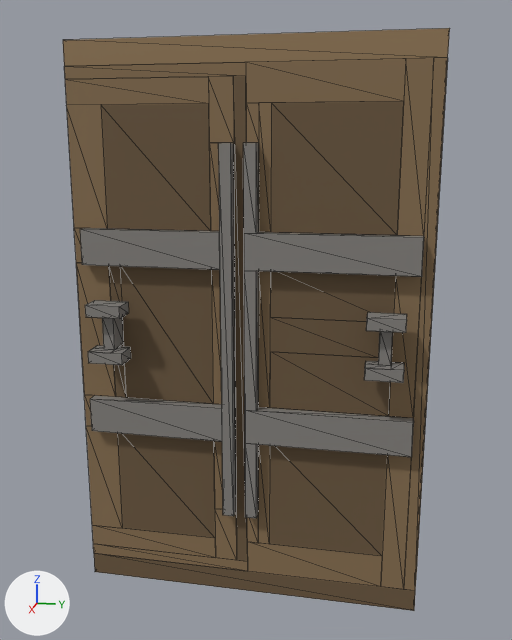
One commit to the glTF model assets/interiores/armario_nogal_tallado_01.glb: the scene before it, then after it.
Rendered twice from a 50 mm camera at (4.26, 0.8, 2.65) aimed at (0.1, -0.03, 1.61). The axes (+X, +Y, +Z) are drawn at lower left. The lights are the same throughout. The first picture is the older version. Mesh edges are drawn as thin lines. Vertices at exactly the same position are counted once.

The first picture shows 'armario_nogal_tallado'.
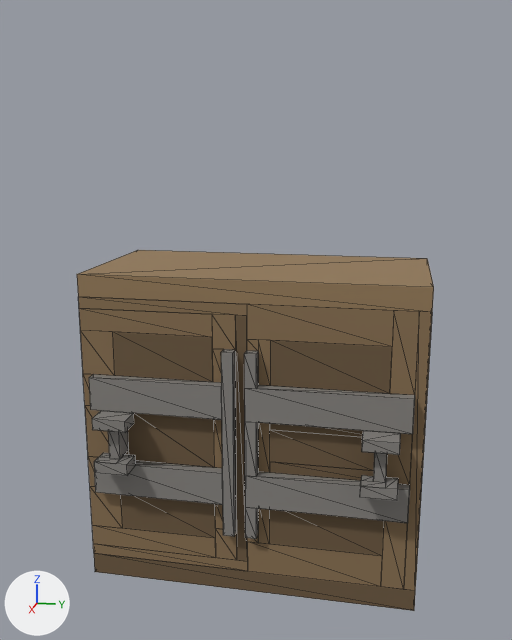
The change, as a diff of the scene's bpy script:
```diff
--- a/assets/interiores/armario_nogal_tallado_01.glb.py
+++ b/assets/interiores/armario_nogal_tallado_01.glb.py
@@ me_armario_nogal_tallado @@
 # used by ob_armario_nogal_tallado; location = (0.0, 0.0, 0.0)
-me_armario_nogal_tallado.from_pydata(...)  # 214 vertices, 274 faces; spans x -0.5..0.7, y -1.0..1.0, z 0.0..3.2
+me_armario_nogal_tallado.from_pydata(...)  # 214 vertices, 274 faces; spans x -0.5..0.7, y -1.0..1.0, z 0.0..1.93
+# me_armario_nogal_tallado part 1: all 36 vertices in x -0.5..0.5, y -1.0..1.0, z 2.87..3.2 are moved by (0.0, 0.0, -1.27)
+# me_armario_nogal_tallado part 2: all 9 vertices in x 0.5..0.57, y -0.2..0.07, z 2.67 are moved by (0.0, 0.0, -1.13)
+# me_armario_nogal_tallado part 3: all 29 vertices in x 0.5..0.57, y -1.0..0.93, z 2.0..2.2 are moved by (0.0, 0.0, -0.87)
+# me_armario_nogal_tallado part 4: all 66 vertices in x 0.5..0.7, y -0.87..0.87, z 1.47..1.8 are moved by (0.0, 0.0, -0.67)
+# me_armario_nogal_tallado part 5: all 29 vertices in x 0.5..0.57, y -1.0..0.93, z 1.0..1.2 are moved by (0.0, 0.0, -0.4)
+# me_armario_nogal_tallado part 6: all 9 vertices in x 0.5..0.57, y -0.2..0.07, z 0.53 are moved by (0.0, 0.0, -0.13)
 me_armario_nogal_tallado.materials.append(mat_vertexcolor)
```

What differs and where, as boxes [x1, y1, x2, y2] in the pictures (512 x 640 px; the box of a moved part takes in the faces that stretch with it):
'armario_nogal_tallado', reshaped (8% narrower, 38% shorter): before [63, 28, 450, 611]; after [77, 250, 434, 611]
part 1 of me_armario_nogal_tallado, moved or reshaped: before [63, 28, 450, 591]; after [77, 250, 434, 591]
part 2 of me_armario_nogal_tallado, moved or reshaped: before [208, 76, 259, 234]; after [212, 314, 258, 389]
part 3 of me_armario_nogal_tallado, moved or reshaped: before [67, 58, 434, 321]; after [80, 311, 419, 437]
part 4 of me_armario_nogal_tallado, moved or reshaped: before [85, 300, 407, 383]; after [92, 411, 400, 501]
part 5 of me_armario_nogal_tallado, moved or reshaped: before [76, 263, 421, 589]; after [85, 405, 413, 589]
part 6 of me_armario_nogal_tallado, moved or reshaped: before [214, 143, 258, 560]; after [215, 351, 258, 560]
